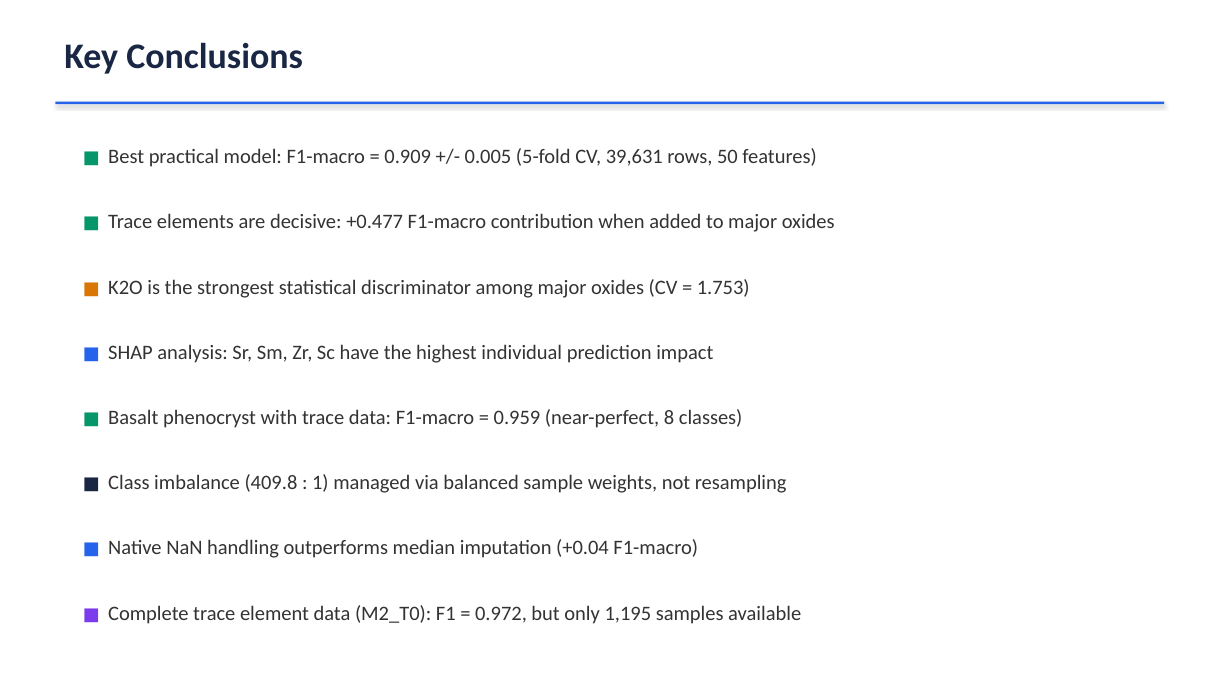
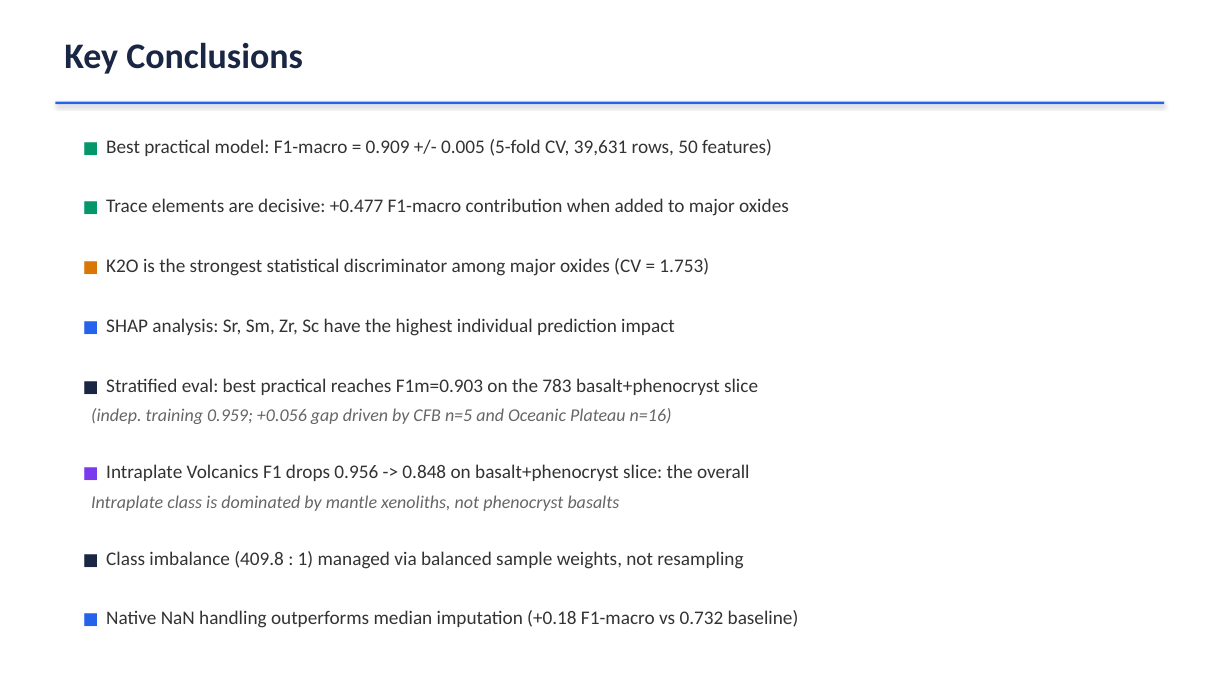
Before and after one commit to SteadfastAsArt/cpx-tectonic-dashboard, a slide deck: slide 16 of CPX_Tectonic_Classification.pptx (slide 15 before the commit). Drawn at 1232x693 pixels with LibreOffice and Linux fonts; fonts in the diff are those of the drawing. Boxes give left, top, right and bottom in pixels: in the first picture for what was removed or moved away, otherwise in the second. Text is boxed around its words. In the diff, an @@ line names an element or a change of style, - is before the commit and + after.

```diff
--- a/CPX_Tectonic_Classification.pptx
+++ b/CPX_Tectonic_Classification.pptx
@@ text "■ Best practical model: F1-macro ...": place and size @@
-text "■ Best practical model: F1-macro ..." at (108,148,835,624)
+text "■ Best practical model: F1-macro ..." at (91,139,799,628)
@@ text at (106,139,789,569): size 14 to 13 pt in "■", "■", "■", "■" and 1 more places; size 16 to 15 pt in "Best practical model: F1-macro = 0.909 +/- ...", "Trace elements are decisive: +0.477 F1-macro contribution ...", "K2O is the strongest statistical discriminator among ...", "SHAP analysis: Sr, Sm, Zr, Sc have ..." and 1 more places; less space between paragraphs @@
@@ text at (91,378,758,511): text changed; size 16 to 15 pt @@
-■ Basalt phenocryst with trace data: F1-macro = 0.959 (near-perfect, 8 classes)
+■ Stratified eval: best practical reaches F1m=0.903 on the 783 basalt+phenocryst slice
+(indep. training 0.959; +0.056 gap driven by CFB n=5 and Oceanic Plateau n=16)
+■ Intraplate Volcanics F1 drops 0.956 -> 0.848 on basalt+phenocryst slice: the overall
+Intraplate class is dominated by mantle xenoliths, not phenocryst basalts
@@ text at (106,610,799,628): text changed; size 16 to 15 pt @@
-■ Native NaN handling outperforms median imputation (+0.04 F1-macro)
-■ Complete trace element data (M2_T0): F1 = 0.972, but only 1,195 samples available
+■ Native NaN handling outperforms median imputation (+0.18 F1-macro vs 0.732 baseline)
```
Also in this commit, not shown: 1 slide added, 3 other files.
